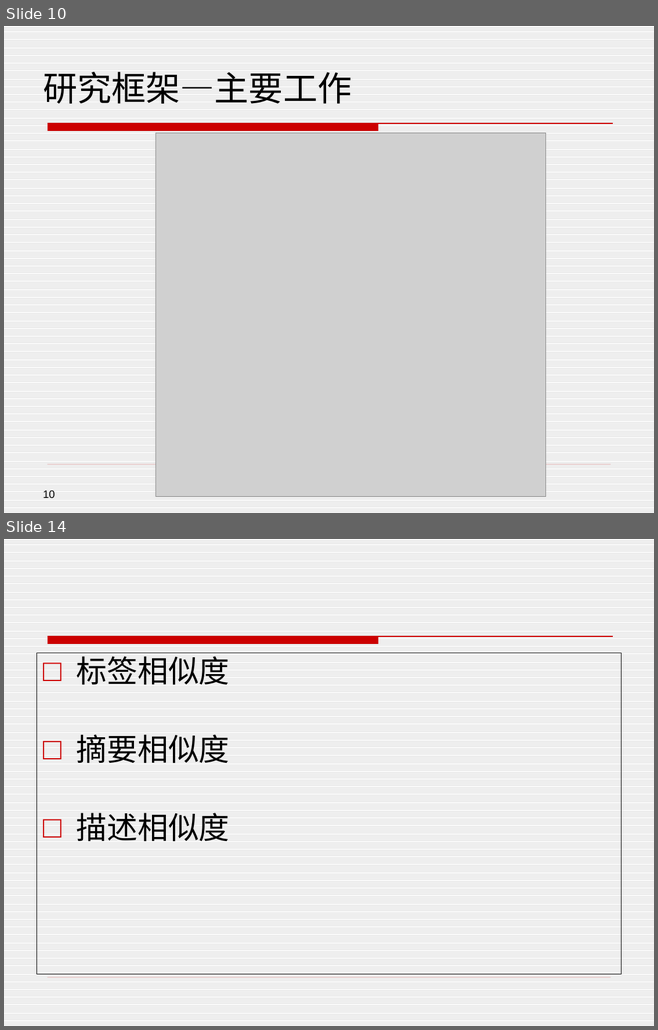
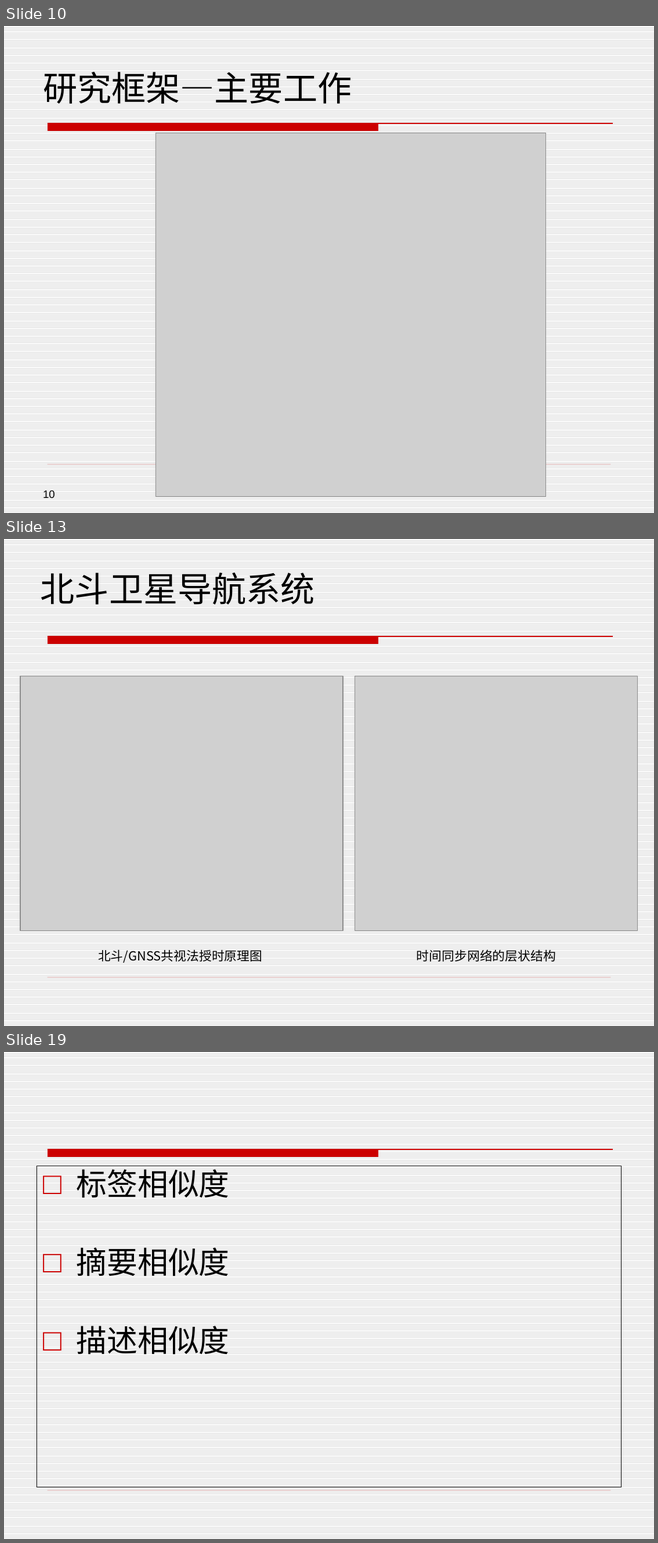
Before and after one commit to henryzhao/graduate, a slide deck: 赵玉琦硕士论文答辩.pptx. Shown one above the other, each under a label of ours: slides 10 and 14 before the commit, slides 10, 13 and 19 after it; the slides between them are not shown. The pictures are 658x1030 and 658x1543 pixels, drawn with LibreOffice and Linux fonts; fonts in the diff are those of the drawing; grey boxes stand for pictures; background and template pictures are left out. Boxes give left, top, right and bottom in pixels: in the first picture for what was removed or moved away, otherwise in the second. Text is boxed around its words. In the diff, an @@ line names an element or a change of style, - is before the commit and + after.

```diff
--- a/赵玉琦硕士论文答辩.pptx
+++ b/赵玉琦硕士论文答辩.pptx
@@ slide 13 added at [4,539,654,1026], background pattern #DDDDDD on #FFFFFF; not listed: 2 template elements that a slide beside it also shows @@
@@ title added at [41,573,315,605], 38 pt, text #000000 @@
+北斗卫星导航系统
@@ picture added at [20,676,343,931] @@
@@ picture added at [355,676,637,931] @@
@@ text added at [98,950,262,963], 14 pt, text #000000 @@
+北斗/GNSS共视法授时原理图
@@ text added at [416,950,556,962], 14 pt, text #000000 @@
+时间同步网络的层状结构
@@ what was slide 14 is now slide 19 @@
```
Also in this commit, not shown: 1 slide changed, 6 other slides added, 2 slides removed, 1 other file.
